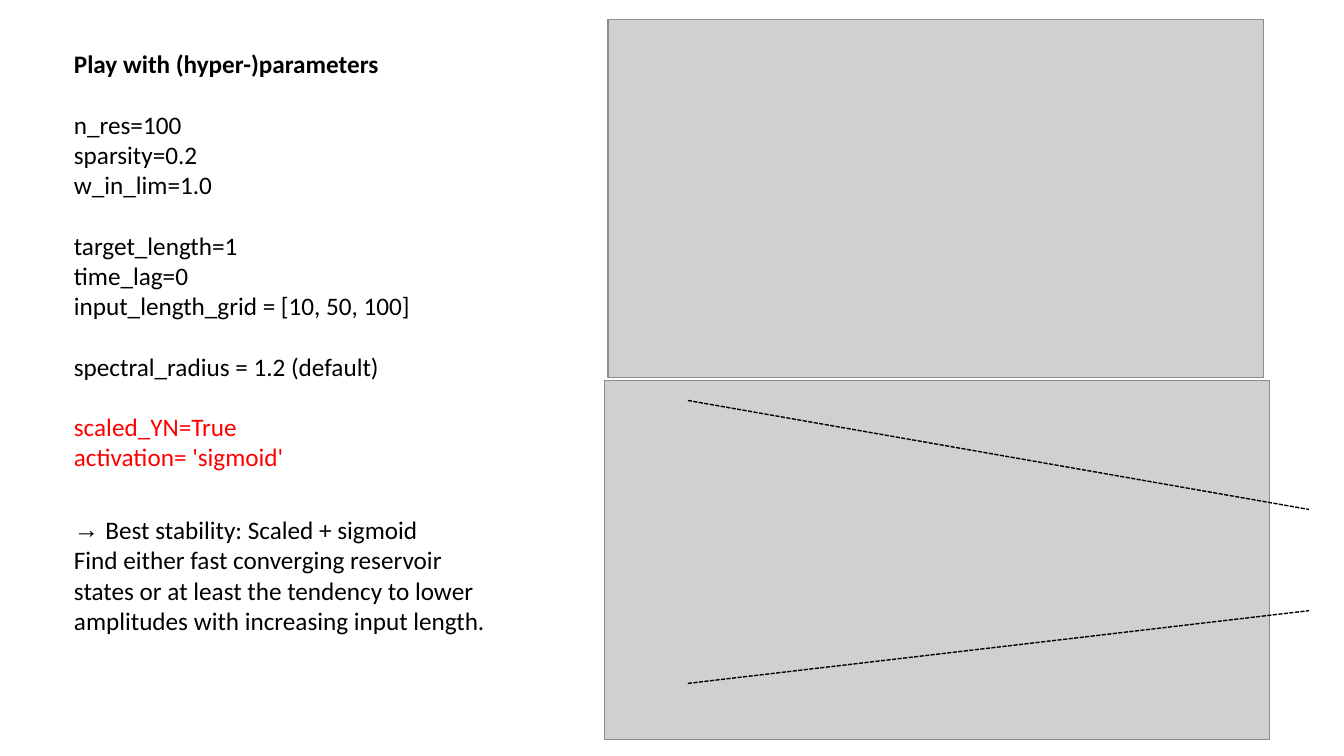
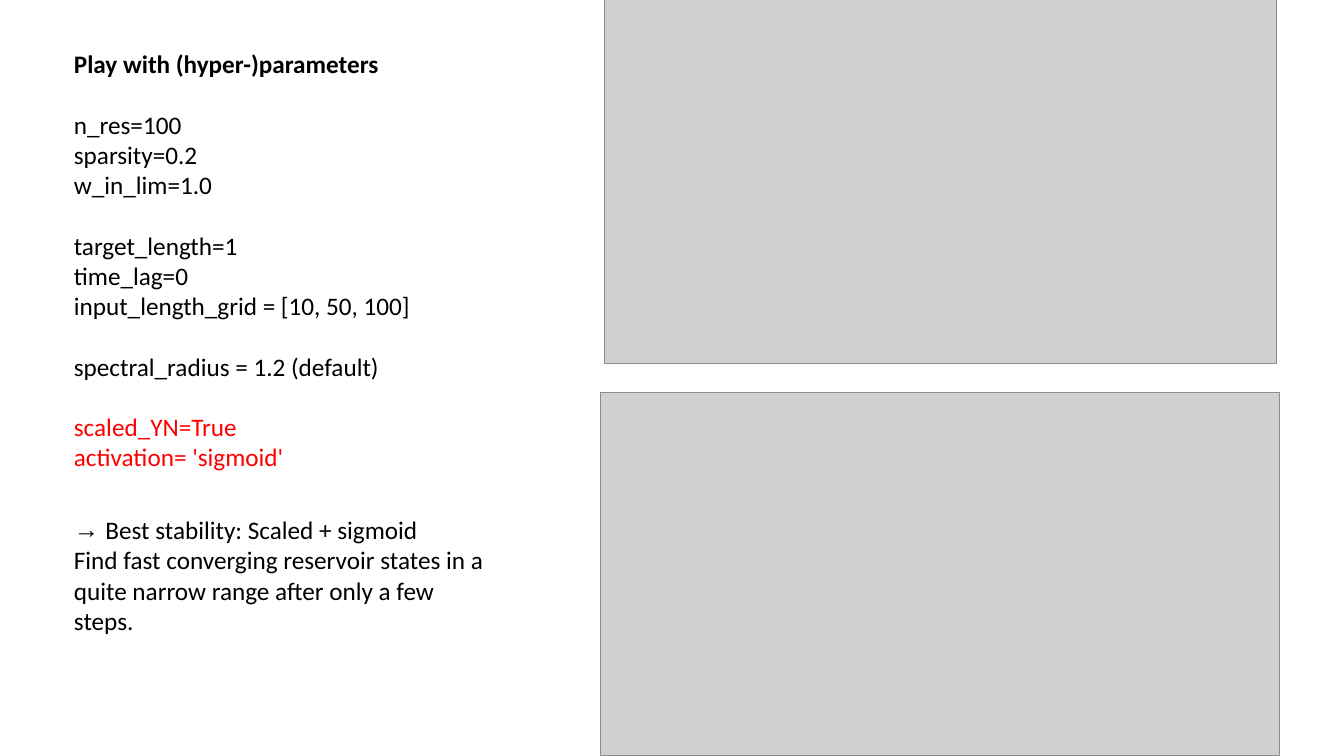
Before and after one commit to MarcoLandtHayen/EchoStateNetworks, a slide deck: slide 13 of ESN_exp01_BasicESN.pptx (slide 9 before the commit). Drawn at 1344x756 pixels with LibreOffice and Linux fonts; fonts in the diff are those of the drawing; grey boxes stand for pictures. Boxes give left, top, right and bottom in pixels: in the first picture for what was removed or moved away, otherwise in the second. Text is boxed around its words. In the diff, an @@ line names an element or a change of style, - is before the commit and + after.

```diff
--- a/ESN_exp01_BasicESN.pptx
+++ b/ESN_exp01_BasicESN.pptx
@@ picture: place and size @@
-picture at (608, 19, 1263, 378)
+picture at (605, 0, 1277, 364)
@@ picture: place and size @@
-picture at (605, 381, 1269, 740)
+picture at (601, 392, 1280, 756)
@@ line removed from (688, 400) to (1310, 509) @@
@@ text at (74, 551, 483, 634): text changed @@
-Find either fast converging reservoir states or at least the tendency to lower amplitudes with increasing input length.
+Find fast converging reservoir states in a quite narrow range after only a few steps.
@@ line removed from (688, 684) to (1310, 611) @@
```
Also in this commit, not shown: 8 other slides changed, 8 slides added, 2 other files.
